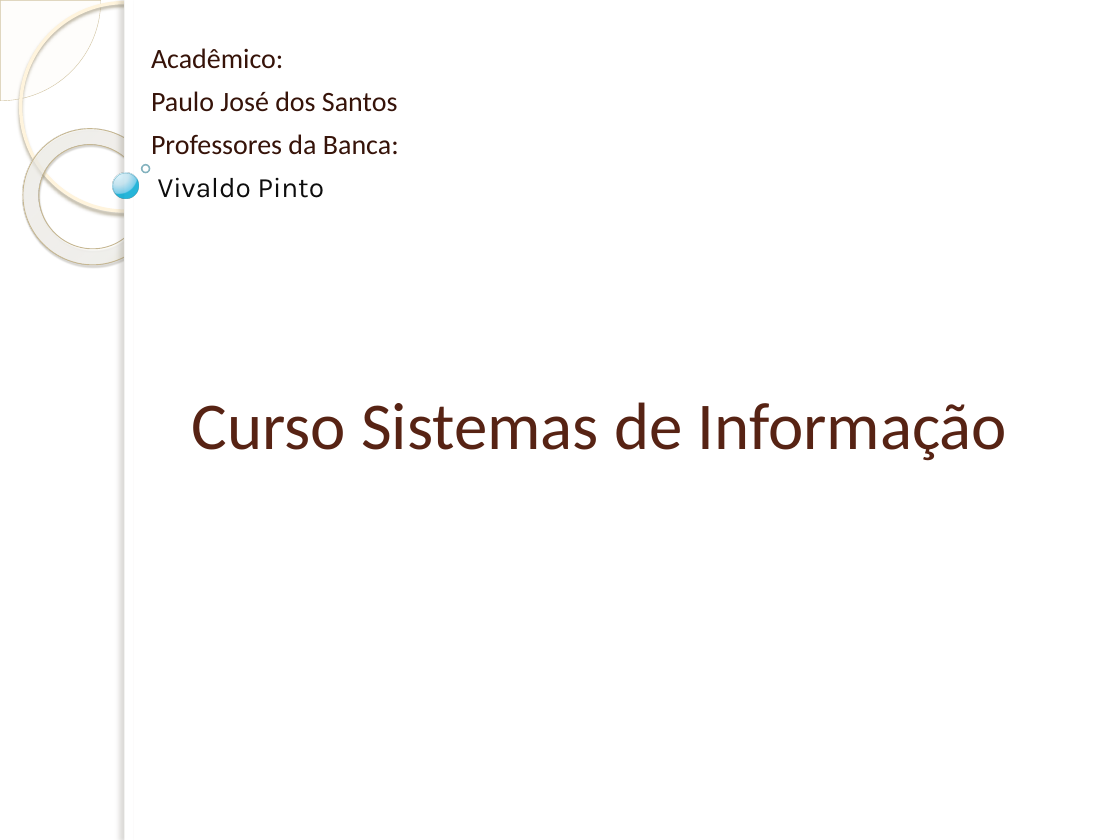
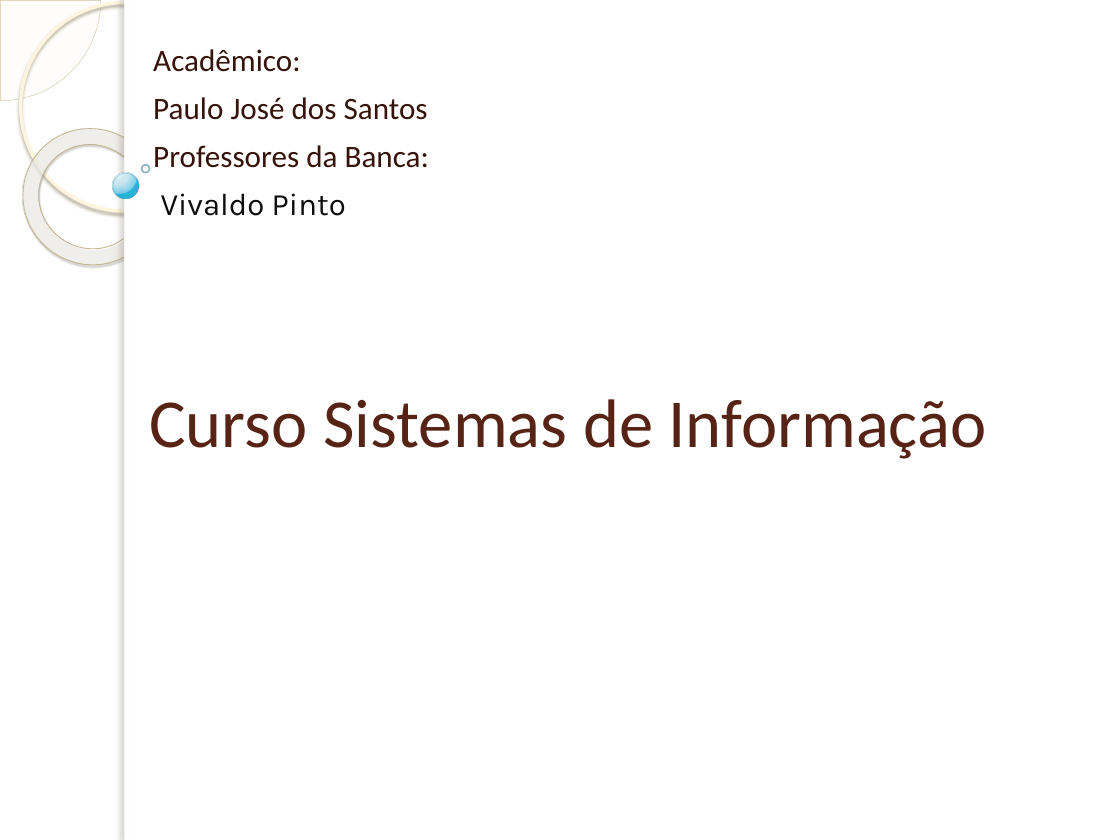
Before and after one commit to pjsantosp/PROJETOTCC, a slide deck: slide 1 of Apresentação TCC1 Paulo.pptx. Drawn at 1120x840 pixels with LibreOffice and Linux fonts; fonts in the diff are those of the drawing; background and template pictures are left out. Boxes give left, top, right and bottom in pixels: in the first picture for what was removed or moved away, otherwise in the second. Text is boxed around its words. In the diff, an @@ line names an element or a change of style, - is before the commit and + after.

```diff
--- a/Apresentação TCC1 Paulo.pptx
+++ b/Apresentação TCC1 Paulo.pptx
@@ subtitle "Acadêmico:" at box(153, 49, 429, 216): size 18 to 20 pt @@
@@ title "Curso Sistemas de Informação": place and size @@
-title "Curso Sistemas de Informação" at box(192, 402, 1007, 461)
+title "Curso Sistemas de Informação" at box(149, 399, 987, 459)
@@ title "Curso Sistemas de Informação" at box(149, 399, 987, 459): size 43 to 44.1 pt @@
```
Also in this commit, not shown: 9 other slides changed, 2 slides added, 1 slide removed.
